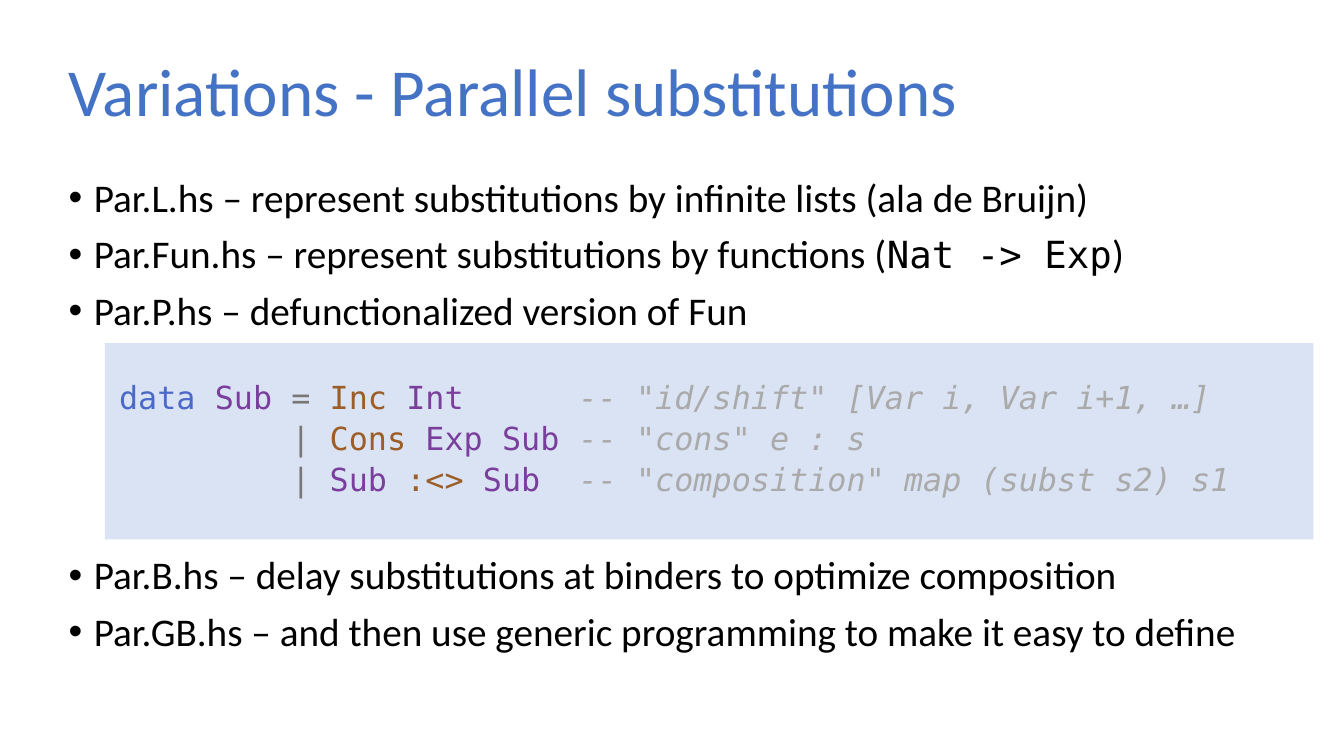
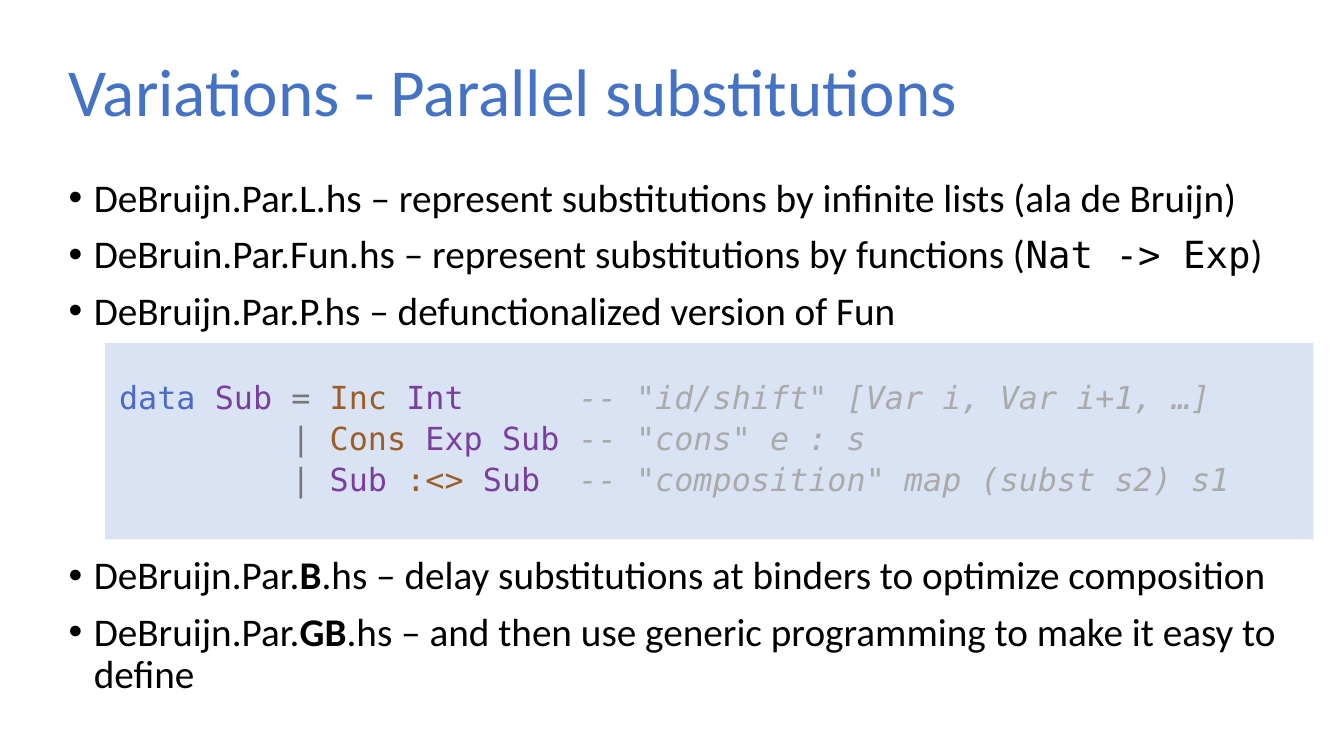
Before and after one commit to sweirich/lambda-n-ways, a slide deck: slide 17 of plclub-2021.pptx. Drawn at 1344x756 pixels with LibreOffice and Linux fonts; fonts in the diff are those of the drawing. Boxes give left, top, right and bottom in pixels: in the first picture for what was removed or moved away, otherwise in the second. Text is boxed around its words. In the diff, an @@ line names an element or a change of style, - is before the commit and + after.

```diff
--- a/plclub-2021.pptx
+++ b/plclub-2021.pptx
@@ text at (94, 183, 1251, 332): text changed @@
-• Par.L.hs – represent substitutions by infinite lists (ala de Bruijn)
-• Par.Fun.hs – represent substitutions by functions (Nat -> Exp)
-• Par.P.hs – defunctionalized version of Fun
+• DeBruijn.Par.L.hs – represent substitutions by infinite lists (ala de Bruijn)
+• DeBruin.Par.Fun.hs – represent substitutions by functions (Nat -> Exp)
+• DeBruijn.Par.P.hs – defunctionalized version of Fun
@@ text at (94, 561, 1275, 689): text changed @@
-• Par.B.hs – delay substitutions at binders to optimize composition
-• Par.GB.hs – and then use generic programming to make it easy to define
+• DeBruijn.Par.B.hs – delay substitutions at binders to optimize composition
+• DeBruijn.Par.GB.hs – and then use generic programming to make it easy to define
```
Also in this commit, not shown: 5 other slides changed, 3 slides added, 13 other files.
